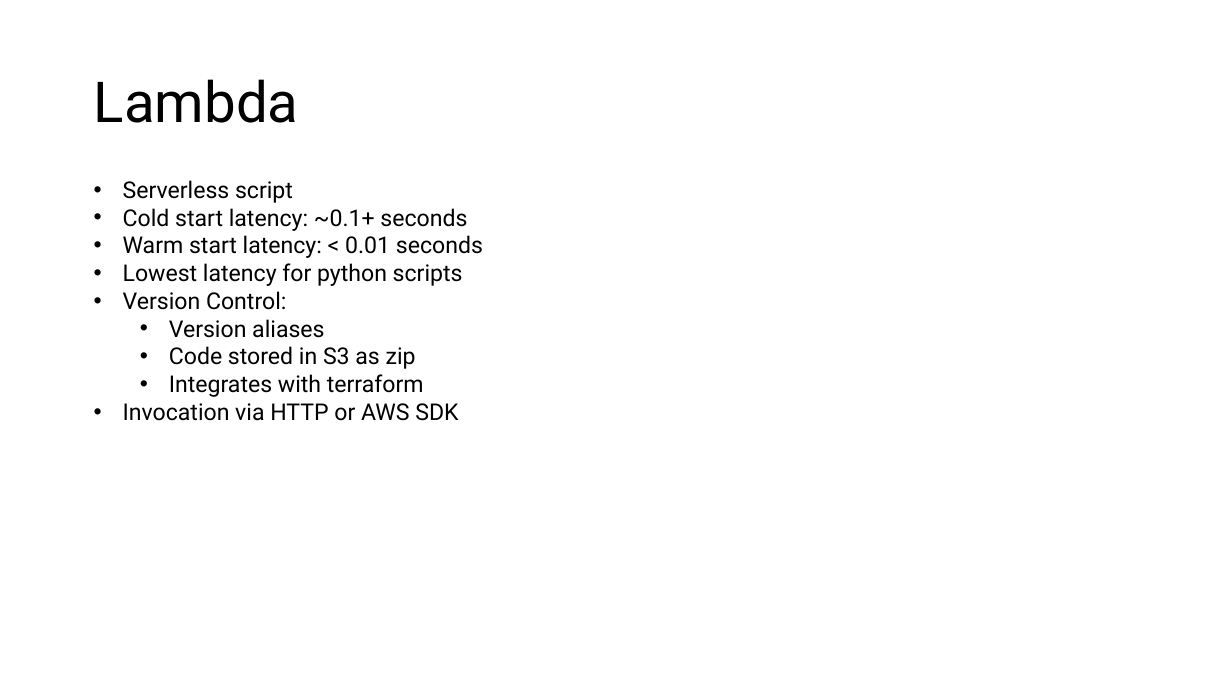
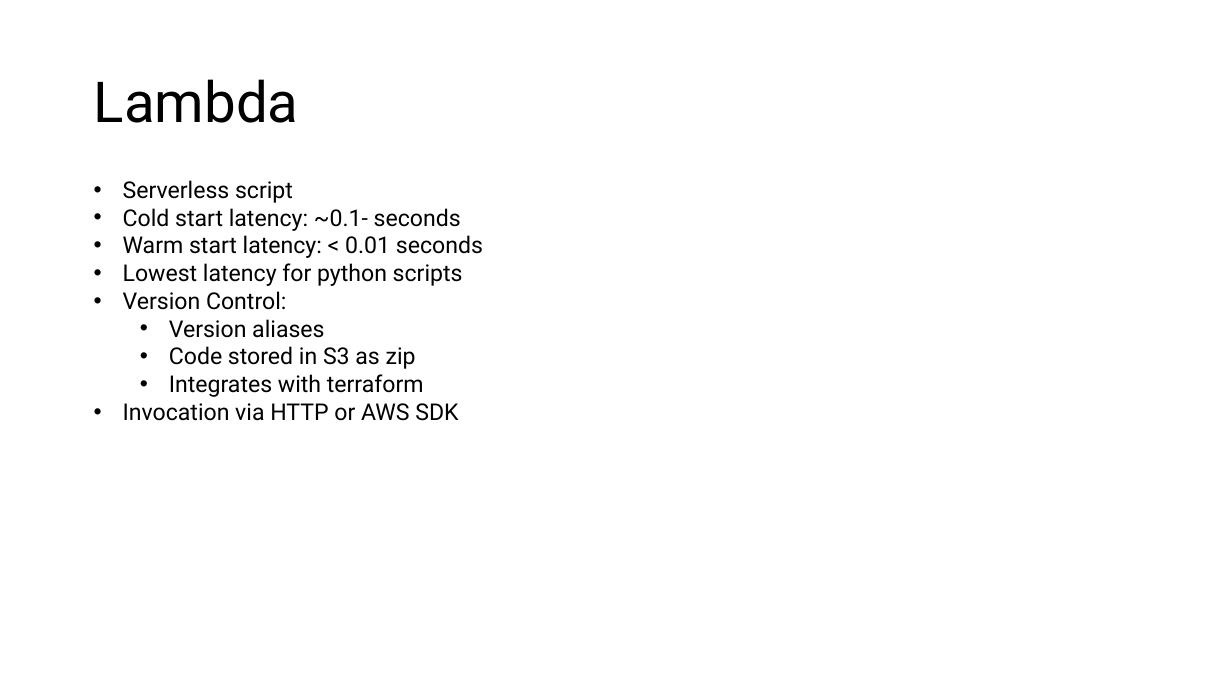
Before and after one commit to jonmontg/lambda-demo, a slide deck: slide 7 of presentation/Presentation.pptx. Drawn at 1232x693 pixels with LibreOffice and Linux fonts; fonts in the diff are those of the drawing. Boxes give left, top, right and bottom in pixels: in the first picture for what was removed or moved away, otherwise in the second. Text is boxed around its words. In the diff, an @@ line names an element or a change of style, - is before the commit and + after.

```diff
--- a/presentation/Presentation.pptx
+++ b/presentation/Presentation.pptx
@@ text at [123,208,461,231]: text changed @@
-• Cold start latency: ~0.1+ seconds
+• Cold start latency: ~0.1- seconds
```
Also in this commit, not shown: 1 other slide changed, 1 slide added, 1 slide removed, 10 other files.
